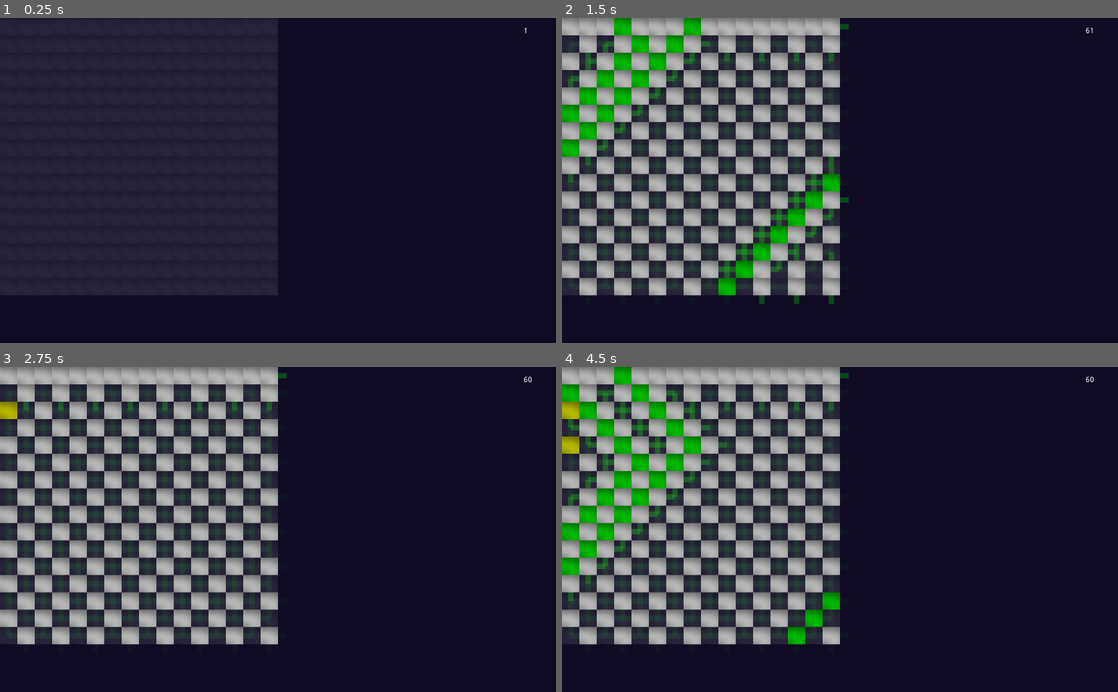
Above: before the commit, frames 1-4 (two rows, left to right).
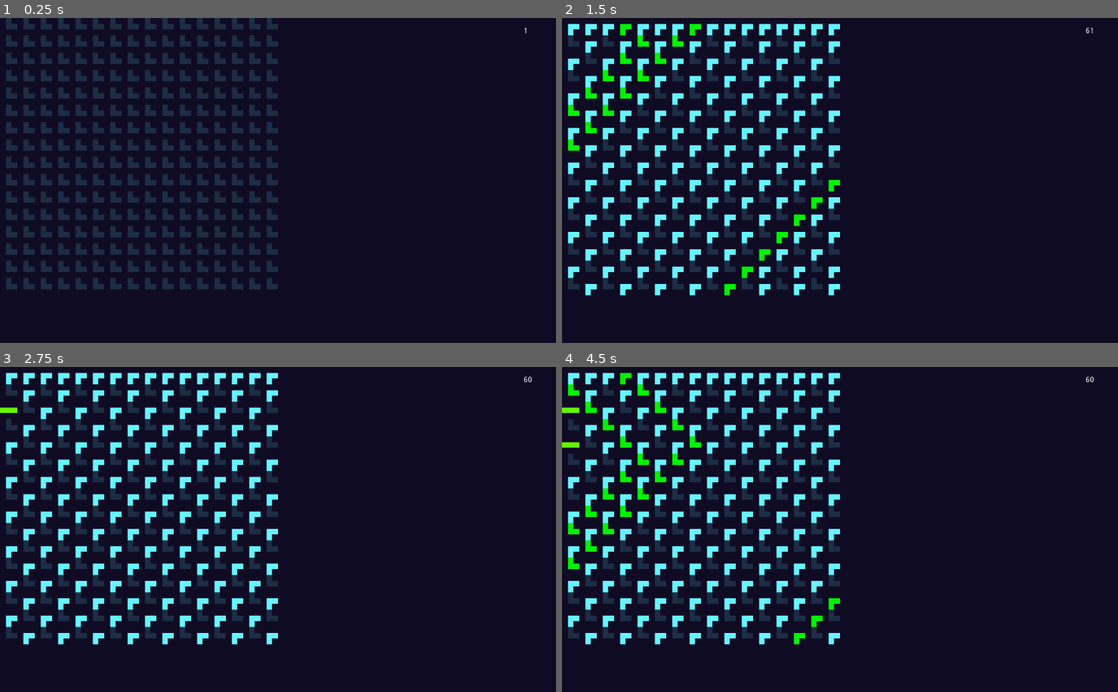
Above: after the commit, the same moments.

Repository: jonnelafin/Adjacency
Game: Godot game, scene res://Scenes/Main.tscn
Two runs of this game, one before a commit and one after it. Both use one fixed random seed, a clock stepped at 60 frames per second and the inputs below.
Inputs (mouse positions are in pixels of both pictures, inside the frame that each line leads up to):
- Up to frame 1 (0.25 s): no input
- Up to frame 2 (1.5 s): tap Enter (ui_accept) at 0.5, 0.6, 0.77, 1.07, 1.35 s; move the mouse to (573, 27) at 0.52 s; click (573, 27) at 0.67 s; move the mouse to (573, 44) at 1.27 s; click (573, 44) at 1.42 s
- Up to frame 3 (2.75 s): tap Enter (ui_accept) at 1.52, 1.82, 2.1 s; move the mouse to (11, 409) at 2.02 s; click (11, 409) at 2.17 s
- Up to frame 4 (4.5 s): move the mouse to (573, 428) at 2.77 s; tap Enter (ui_accept) at 2.85, 3.02, 3.32, 3.6, 3.77, 4.07, 4.35 s; click (573, 428) at 2.92 s; move the mouse to (573, 445) at 3.52 s; click (573, 445) at 3.67 s; move the mouse to (573, 461) at 4.27 s; click (573, 461) at 4.42 s

The runs differ from the first frame. In frame 1, 5.0% of the frame differs, in the area x 0-50%, y 2-86%; in frame 2, 31%; in frame 3, 29%; in frame 4, 32%, in the area x 0-52%, y 0-86%.

Commit message:
Stuff

Diff:
--- a/Assets/Tiles/TileBasic.gd
+++ b/Assets/Tiles/TileBasic.gd
@@ -18,6 +18,7 @@
 var disconnected_states = [-1]
 var possible = []
 var possible_log = ""
+var future_size = ""
 
 onready var hitbox = $Hitbox
 
@@ -25,6 +26,8 @@
 onready var conn_down = $Connectors/Down
 onready var conn_left = $Connectors/Left
 onready var conn_right = $Connectors/Right
+
+var Sprites
 
 var dirs = [
 	[0, -1],
@@ -44,13 +47,48 @@
 		conn_left,
 		conn_right
 	]
-	genConnectors()
+	Sprites = [
+		$Sprites/RD,
+		$Sprites/RL,
+		$Sprites/DL,
+		$Sprites/LU,
+		$Sprites/UR,
+	]
+	if is_instance_valid(parent):
+		genConnectors()
+	#setSize(500)
+
+func toggleLook(ind):
+	for i in Sprites:
+		i.visible = false
+	Sprites[ind].visible = true
 
 func setSize(val):
 	$Sprite.texture.width = val
 	$Sprite.texture.height = val
 	$Hitbox/CollisionShape2D.shape.extents.x = val/2
 	$Hitbox/CollisionShape2D.shape.extents.y = val/2
+	if len(Sprites) > 0: #is_instance_valid(Sprites) and
+		print(Sprites)
+		for i in Sprites:
+			print(i)
+			var line = i.get_child(0)
+			var points = line.points
+			for ind in range(len(points)):
+				var p = points[ind]
+				print(p.x)
+				if p.x > 0:
+					p.x = val / 2
+				if p.x < 0:
+					p.x = -val / 2
+				if p.y > 0:
+					p.y = val / 2
+				if p.y < 0:
+					p.y = -val / 2
+				points[ind] = p
+			line.points = points
+	else:
+		print("Warning: tile has not yet been loaded, setting the size won't work!")
 func on_click():
 	match state:
 		0:
@@ -67,6 +105,10 @@
 
 # Called every frame. 'delta' is the elapsed time since the previous frame.
 func _process(_delta):
+	if str(future_size) != "":
+		print("Trying to set size to: " + str(future_size))
+		setSize(int(future_size))
+		future_size = ""
 	self.global_position.x = x
 	self.global_position.y = y
 	if state == 3:
@@ -81,6 +123,7 @@
 		self.modulate = Color(1, 1, 1, 0.15)
 	if processing:
 		self.modulate = Color(0, 1, 0, 1)
+	toggleLook(self.state)
 	#genConnectors()
 func genConnectors():
 	var i = 0
@@ -114,7 +157,7 @@
 	return [out, logz, out2]
 
 
-func gen_state(visited, lastState = 0):
+func gen_state(visited, _lastState = 0):
 	processing = true
 	numop += 1
 	if self in visited:
--- a/Assets/Tiles/TileBasic.tscn
+++ b/Assets/Tiles/TileBasic.tscn
@@ -16,7 +16,45 @@
 [node name="Tile" type="Node2D"]
 script = ExtResource( 1 )
 
+[node name="Sprites" type="Node2D" parent="."]
+
+[node name="RD" type="Node2D" parent="Sprites"]
+visible = false
+
+[node name="Line2D" type="Line2D" parent="Sprites/RD"]
+points = PoolVector2Array( 64, 0, 0, 0, 0, 64 )
+default_color = Color( 0.4, 0.956863, 1, 1 )
+
+[node name="RL" type="Node2D" parent="Sprites"]
+visible = false
+
+[node name="Line2D" type="Line2D" parent="Sprites/RL"]
+points = PoolVector2Array( 64, 0, 0, 0, -64, 0 )
+default_color = Color( 0.4, 0.956863, 1, 1 )
+
+[node name="DL" type="Node2D" parent="Sprites"]
+visible = false
+
+[node name="Line2D" type="Line2D" parent="Sprites/DL"]
+points = PoolVector2Array( 0, 64, 0, 0, -64, 0 )
+default_color = Color( 0.4, 0.956863, 1, 1 )
+
+[node name="LU" type="Node2D" parent="Sprites"]
+visible = false
+
+[node name="Line2D" type="Line2D" parent="Sprites/LU"]
+points = PoolVector2Array( -64, 0, 0, 0, 0, -64 )
+default_color = Color( 0.4, 0.956863, 1, 1 )
+
+[node name="UR" type="Node2D" parent="Sprites"]
+visible = false
+
+[node name="Line2D" type="Line2D" parent="Sprites/UR"]
+points = PoolVector2Array( 0, -64, 0, 0, 64, 0 )
+default_color = Color( 0.4, 0.956863, 1, 1 )
+
 [node name="Sprite" type="Sprite" parent="."]
+visible = false
 texture = SubResource( 2 )
 
 [node name="Hitbox" type="Area2D" parent="."]
@@ -26,6 +64,7 @@
 shape = SubResource( 3 )
 
 [node name="Connectors" type="Node2D" parent="."]
+visible = false
 z_index = -1
 
 [node name="Up" type="Line2D" parent="Connectors"]
--- a/Scenes/Field.gd
+++ b/Scenes/Field.gd
@@ -111,12 +111,13 @@
 		var tile = find(x, y, tiles)
 		if str(tile) == "":
 			var tileisnt = tile_prefab.instance()
-			tileisnt.setSize(tile_size)
+			#tileisnt.setSize(tile_size)
 			tileisnt.x = x
 			tileisnt.y = y
 			tileisnt.a_x = actuals[0]
 			tileisnt.a_y = actuals[1]
 			tileisnt.parent = self
+			tileisnt.future_size = tile_size
 			self.add_child(tileisnt)
 			tiles.append(tileisnt)
 			tileisnt.genConnectors()
